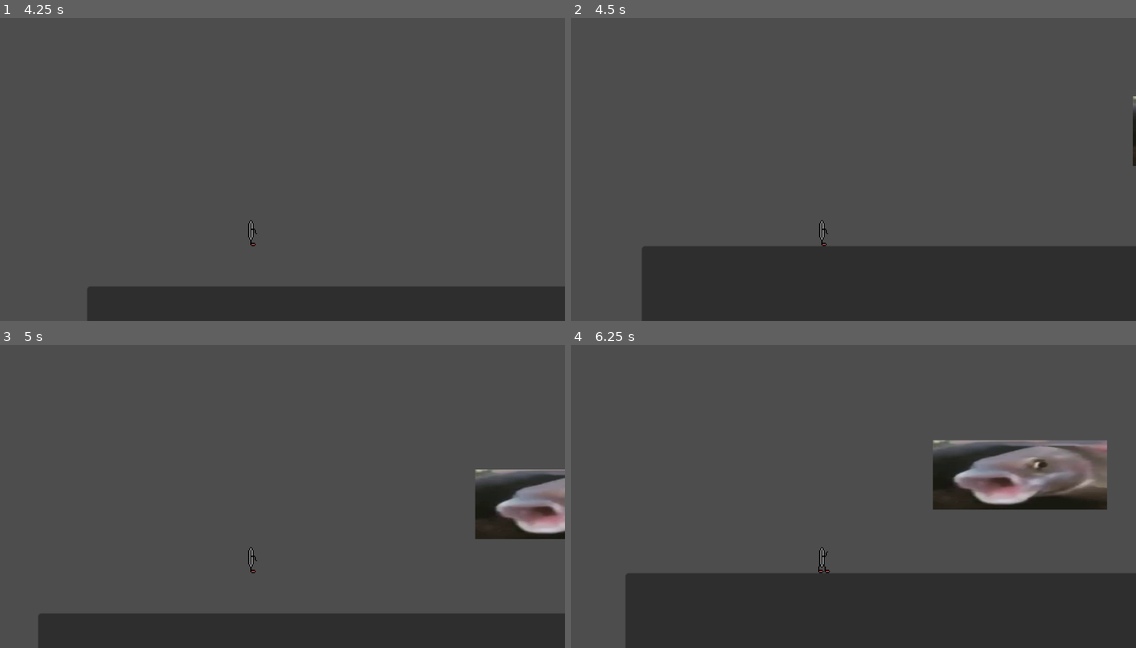
Above: before the commit, frames 1-4 (two rows, left to right).
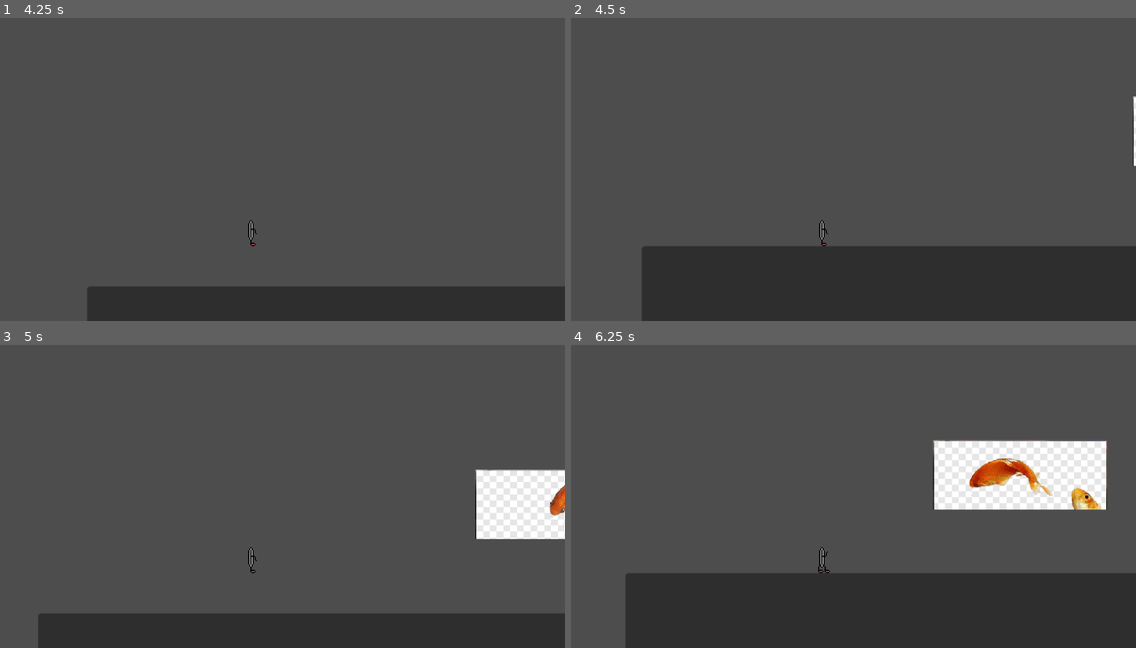
Above: after the commit, the same moments.

Repository: FanteyOfficial/SCALE-Project
Game: Godot game, scene res://Scenes/main.tscn
The game is run twice, just before and just after one commit, with the same random seed, the same clock (stepped at 60 frames per second) and the same inputs.
Inputs:
- Up to frame 1 (4.25 s): click "Play" at 0.5 s; tap Enter (ui_accept) at 1.25, 1.52, 2.27, 3.77 s; hold Right (ui_right) 1.28-2.78 s; hold Left (ui_left) 2.78-3.53 s; hold Right (ui_right) from 3.53 s (still down)
- Up to frame 2 (4.5 s): keep holding Right (ui_right)
- Up to frame 3 (5 s): keep holding Right (ui_right); tap Enter (ui_accept) at 4.52 s
- Up to frame 4 (6.25 s): release Right (ui_right) at 5.03 s; hold Left (ui_left) 5.03-5.78 s; tap Enter (ui_accept) at 5.27 s; hold Right (ui_right) from 5.78 s (still down)

Frame 1 is identical in both runs. In frame 2, less than 0.1% of the frame differs, in the area x 99-100%, y 26-49%; in frame 3, 3.6%; in frame 4, 6.9%, in the area x 64-95%, y 31-55%.

Commit message:
animazione pesce

Diff:
--- a/Scenes/er_pesce.tscn
+++ b/Scenes/er_pesce.tscn
@@ -1,10 +1,33 @@
-[gd_scene load_steps=4 format=3 uid="uid://xb7sh2qggrli"]
+[gd_scene load_steps=8 format=3 uid="uid://xb7sh2qggrli"]
 
 [ext_resource type="Script" path="res://Scripts/er_pesce.gd" id="1_uvnb7"]
 [ext_resource type="Texture2D" uid="uid://c66fufhc8jxie" path="res://Sprites/erpesce2.png" id="2_11g1o"]
+[ext_resource type="Texture2D" uid="uid://delevo5q5oenl" path="res://Sprites/Fish/fish.png" id="3_5f6q8"]
 
 [sub_resource type="RectangleShape2D" id="RectangleShape2D_od67b"]
 size = Vector2(160, 64)
+
+[sub_resource type="AtlasTexture" id="AtlasTexture_s87m1"]
+atlas = ExtResource("3_5f6q8")
+region = Rect2(0, 332, 380, 166)
+
+[sub_resource type="AtlasTexture" id="AtlasTexture_h751n"]
+atlas = ExtResource("3_5f6q8")
+region = Rect2(380, 0, 380, 166)
+
+[sub_resource type="SpriteFrames" id="SpriteFrames_bipuj"]
+animations = [{
+"frames": [{
+"duration": 1.0,
+"texture": SubResource("AtlasTexture_s87m1")
+}, {
+"duration": 1.0,
+"texture": SubResource("AtlasTexture_h751n")
+}],
+"loop": true,
+"name": &"Fish",
+"speed": 5.0
+}]
 
 [node name="ErPesce" type="CharacterBody2D"]
 collision_layer = 4
@@ -17,3 +40,10 @@
 position = Vector2(0, -9.53674e-07)
 scale = Vector2(0.2589, 0.1)
 texture = ExtResource("2_11g1o")
+
+[node name="AnimatedSprite2D" type="AnimatedSprite2D" parent="."]
+position = Vector2(7.62939e-06, 0.500004)
+scale = Vector2(0.41579, 0.379518)
+sprite_frames = SubResource("SpriteFrames_bipuj")
+animation = &"Fish"
+frame_progress = 0.860164
--- a/Scripts/er_pesce.gd
+++ b/Scripts/er_pesce.gd
@@ -22,6 +22,7 @@
 		else:
 			velocity.x = move_toward(velocity.x, 0, speed)
 	move_and_slide()
+	$AnimatedSprite2D.play("Fish")
 
 func get_phase():
 	return phase_1
Binary file added: Sprites/Fish/fish.png
Not shown, added: Sprites/Fish/fish.png.import
